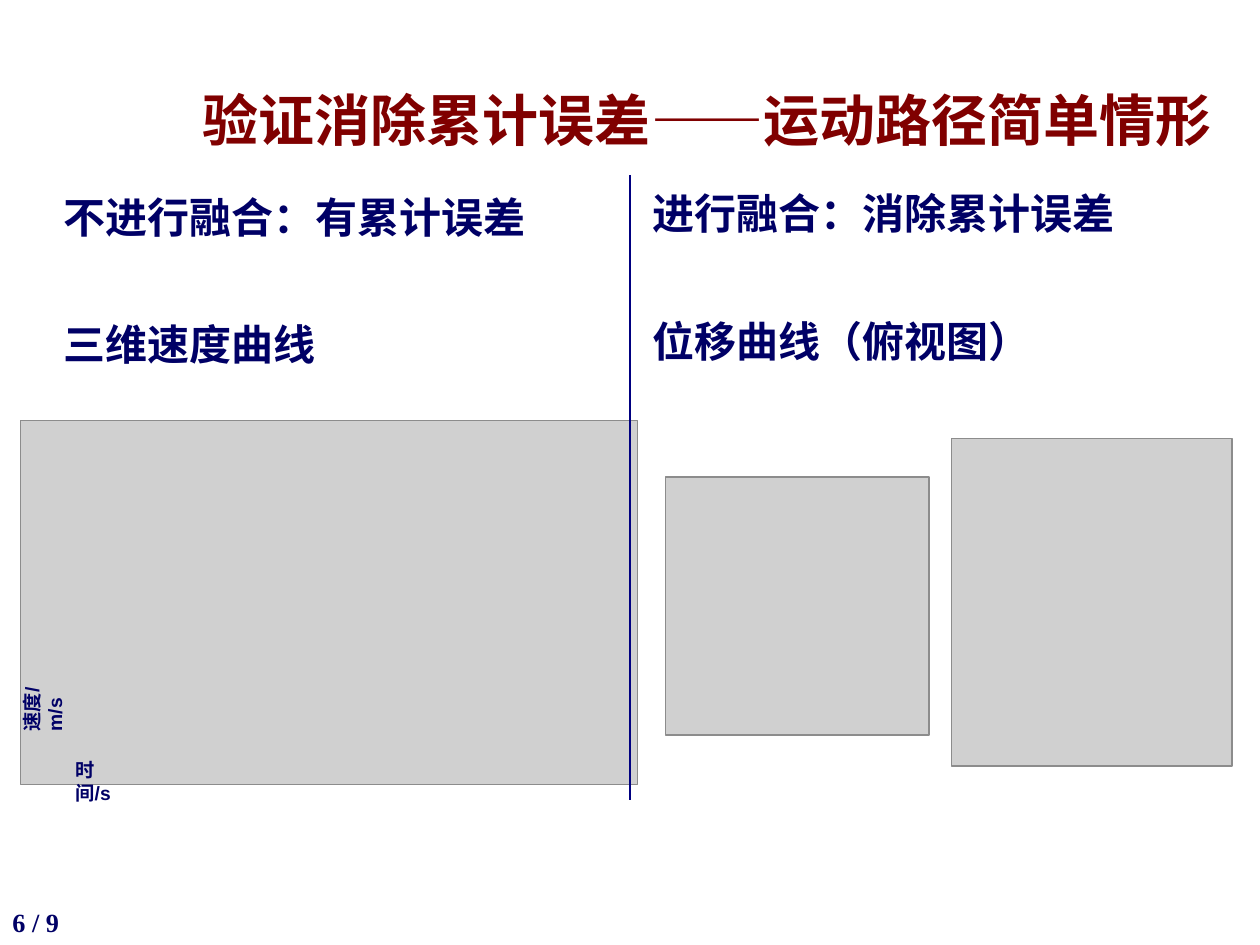
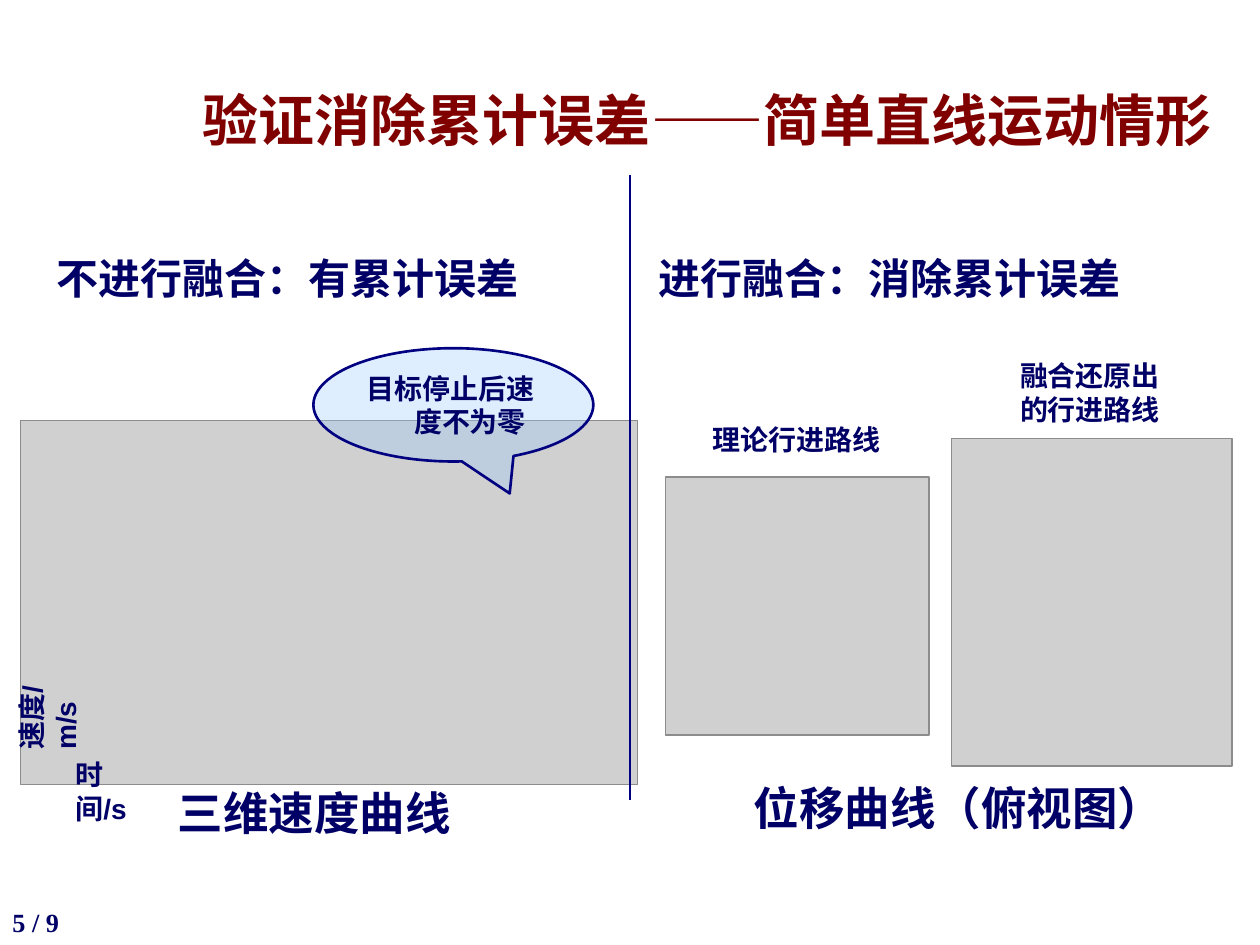
Before and after one commit to potato1996/FinalYearProject, a slide deck: slide 5 of slides/答辩ppt-杜大有1300012870.pptx (slide 6 before the commit). Drawn at 1260x945 pixels with LibreOffice and Linux fonts; fonts in the diff are those of the drawing; grey boxes stand for pictures; background and template pictures are left out. Boxes give left, top, right and bottom in pixels: in the first picture for what was removed or moved away, otherwise in the second. Text is boxed around its words. In the diff, an @@ line names an element or a change of style, - is before the commit and + after.

```diff
--- a/slides/答辩ppt-杜大有1300012870.pptx
+++ b/slides/答辩ppt-杜大有1300012870.pptx
@@ title at [203, 93, 1212, 147]: text changed @@
-验证消除累计误差——运动路径简单情形
+验证消除累计误差——简单直线运动情形
@@ text at [56, 258, 518, 298]: paragraph removed @@
-三维速度曲线
@@ text "不进行融合：有累计误差": place and size @@
-text "不进行融合：有累计误差" at [63, 197, 525, 237]
+text "不进行融合：有累计误差" at [56, 258, 518, 298]
@@ text "进行融合：消除累计误差": place and size @@
-text "进行融合：消除累计误差" at [653, 193, 1115, 361]
+text "进行融合：消除累计误差" at [658, 258, 1120, 298]
@@ text at [653, 320, 1031, 361]: paragraph removed @@
-位移曲线（俯视图）
@@ speech bubble added at [314, 348, 593, 461], fill #99CCFF at 32% opacity, outline #000080 1.5 pt, 16 pt, text #000066, bold @@
+目标停止后速度不为零
@@ text added at [1020, 362, 1160, 423], 16 pt, text #000066, bold @@
+融合还原出
+的行进路线
@@ text added at [713, 426, 880, 453], 16 pt, text #000066, bold @@
+理论行进路线
@@ text "速度/ m/s": place and size @@
-text "速度/ m/s" at [17, 692, 66, 731]
+text "速度/ m/s" at [10, 692, 82, 748]
@@ text "速度/ m/s" at [10, 692, 82, 748]: size 11 to 16 pt @@
@@ text "时间/s" at [75, 761, 126, 822]: size 11 to 16 pt @@
@@ text added at [178, 783, 451, 834], 26 pt, text #000066, bold @@
+三维速度曲线
@@ text added at [754, 786, 1164, 830], 26 pt, text #000066, bold @@
+位移曲线（俯视图）
@@ page number at [12, 914, 59, 933]: text changed @@
-6 / 9
+5 / 9
```
Also in this commit, not shown: 5 other slides changed, 1 slide added, 2 slides removed.
